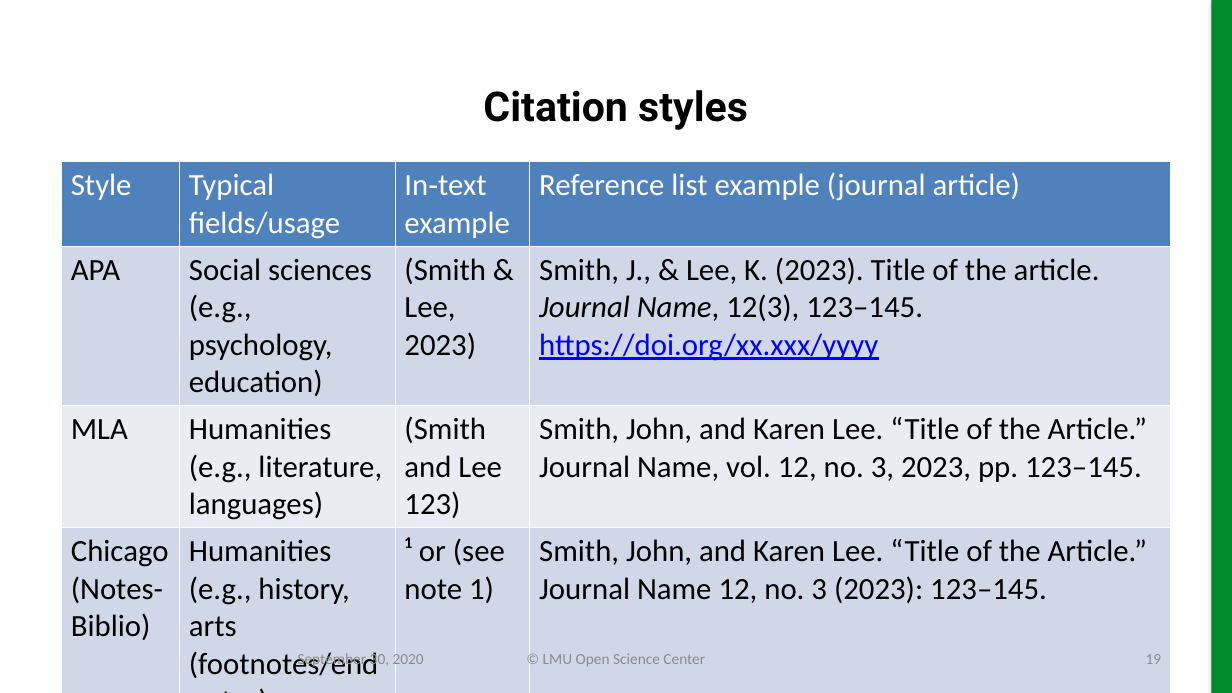
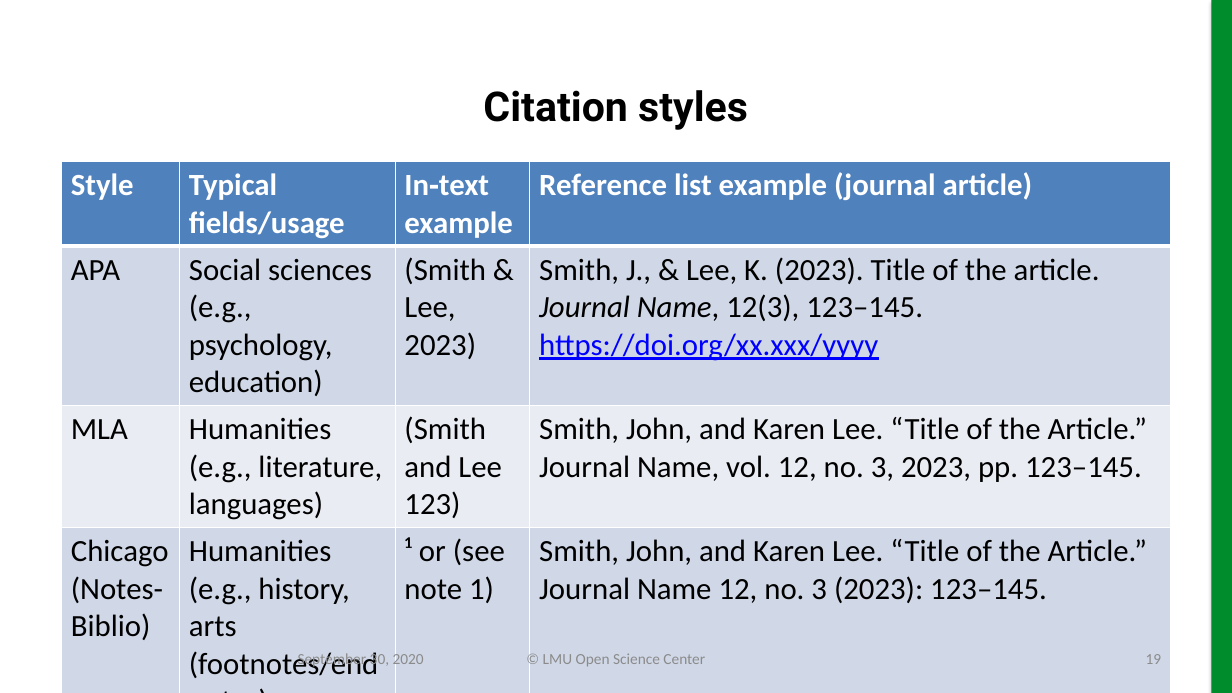
Before and after one commit to lmu-osc/slides-zenodo, a slide deck: slide 19 of working-output.pptx. Drawn at 1232x693 pixels with LibreOffice and Linux fonts; fonts in the diff are those of the drawing; background and template pictures are left out. Boxes give left, top, right and bottom in pixels: in the first picture for what was removed or moved away, otherwise in the second. Text is boxed around its words. In the diff, an @@ line names an element or a change of style, - is before the commit and + after.

```diff
--- a/working-output.pptx
+++ b/working-output.pptx
@@ table at box(62, 162, 1171, 682) @@
@@ bold on in "Style", "Typical fields/usage", "In‑text example", "Reference list example (journal article)" @@
```
Also in this commit, not shown: 6 other slides changed, 11 other files.
